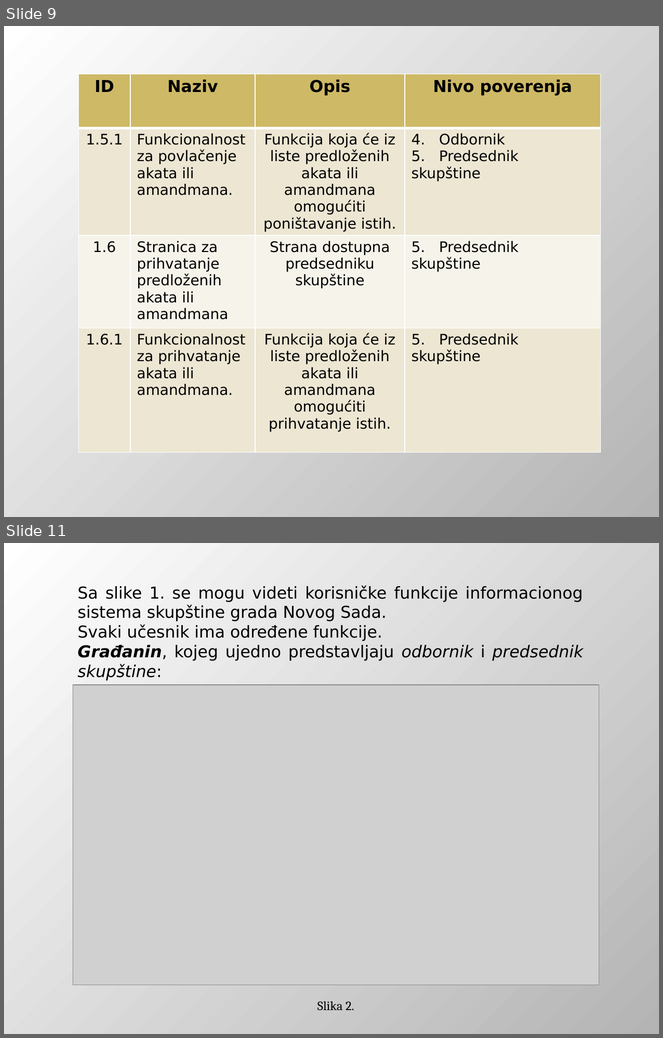
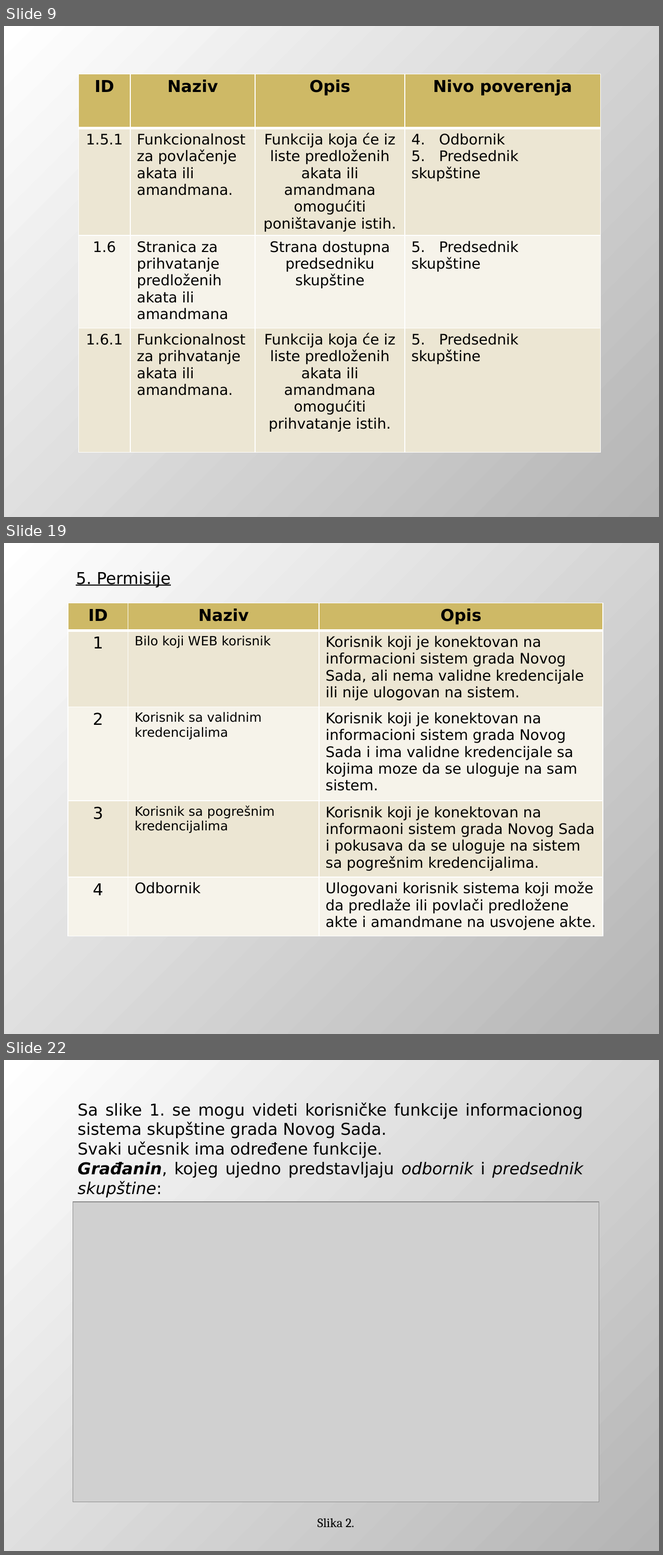
Before and after one commit to DejanUrosevic/XML-Projekat, a slide deck: Model Pretnji.pptx. Shown one above the other, each under a label of ours: slides 9 and 11 before the commit, slides 9, 19 and 22 after it; the slides between them are not shown. The pictures are 663x1038 and 663x1555 pixels, drawn with LibreOffice and Linux fonts; fonts in the diff are those of the drawing; grey boxes stand for pictures. Boxes give left, top, right and bottom in pixels: in the first picture for what was removed or moved away, otherwise in the second. Text is boxed around its words. In the diff, an @@ line names an element or a change of style, - is before the commit and + after.

```diff
--- a/Model Pretnji.pptx
+++ b/Model Pretnji.pptx
@@ slide 19 added at (4, 543, 659, 1034), background gradient #FFFFFF to #B4B4B4 @@
@@ text added at (76, 572, 170, 588), 18 pt, text #000000, underline @@
+5. Permisije
@@ table added at (68, 603, 604, 954), 5 rows, 3 columns @@
+ID | Naziv | Opis
+1 | Bilo koji WEB korisnik | Korisnik koji je konektovan na informacioni sistem grada Novog Sada, ali nema validne kredencijale ili nije ulogovan na sistem.
+2 | Korisnik sa validnim kredencijalima | Korisnik koji je konektovan na informacioni sistem grada Novog Sada i ima validne kredencijale sa kojima moze da se uloguje na sam sistem.
+3 | Korisnik sa pogrešnim kredencijalima | Korisnik koji je konektovan na informaoni sistem grada Novog Sada i pokusava da se uloguje na sistem sa pogrešnim kredencijalima.
+4 | Odbornik | Ulogovani korisnik sistema koji može da predlaže ili povlači predložene akte i amandmane na usvojene akte.
@@ what was slide 11 is now slide 22 @@
```
Also in this commit, not shown: 4 slides changed, 10 other slides added.
